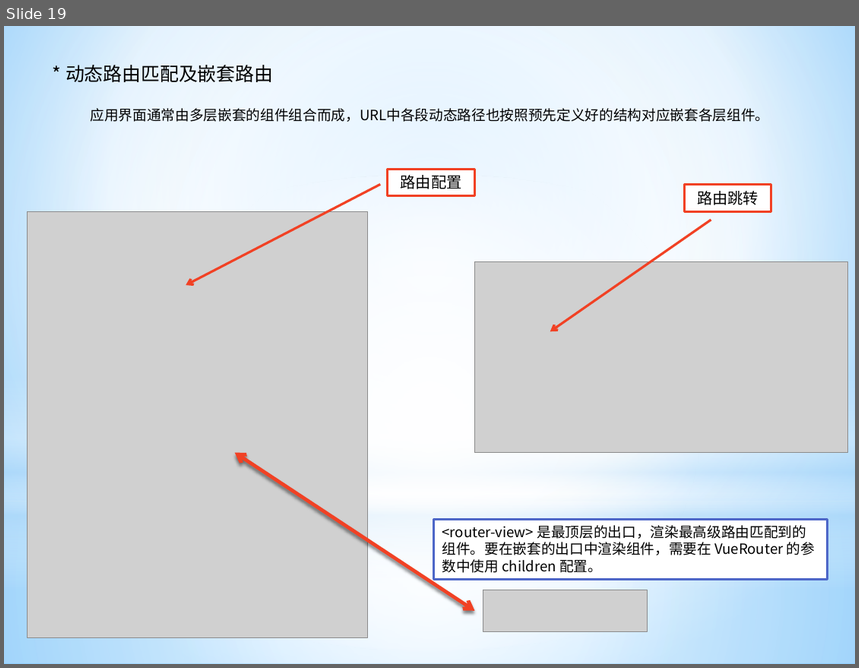
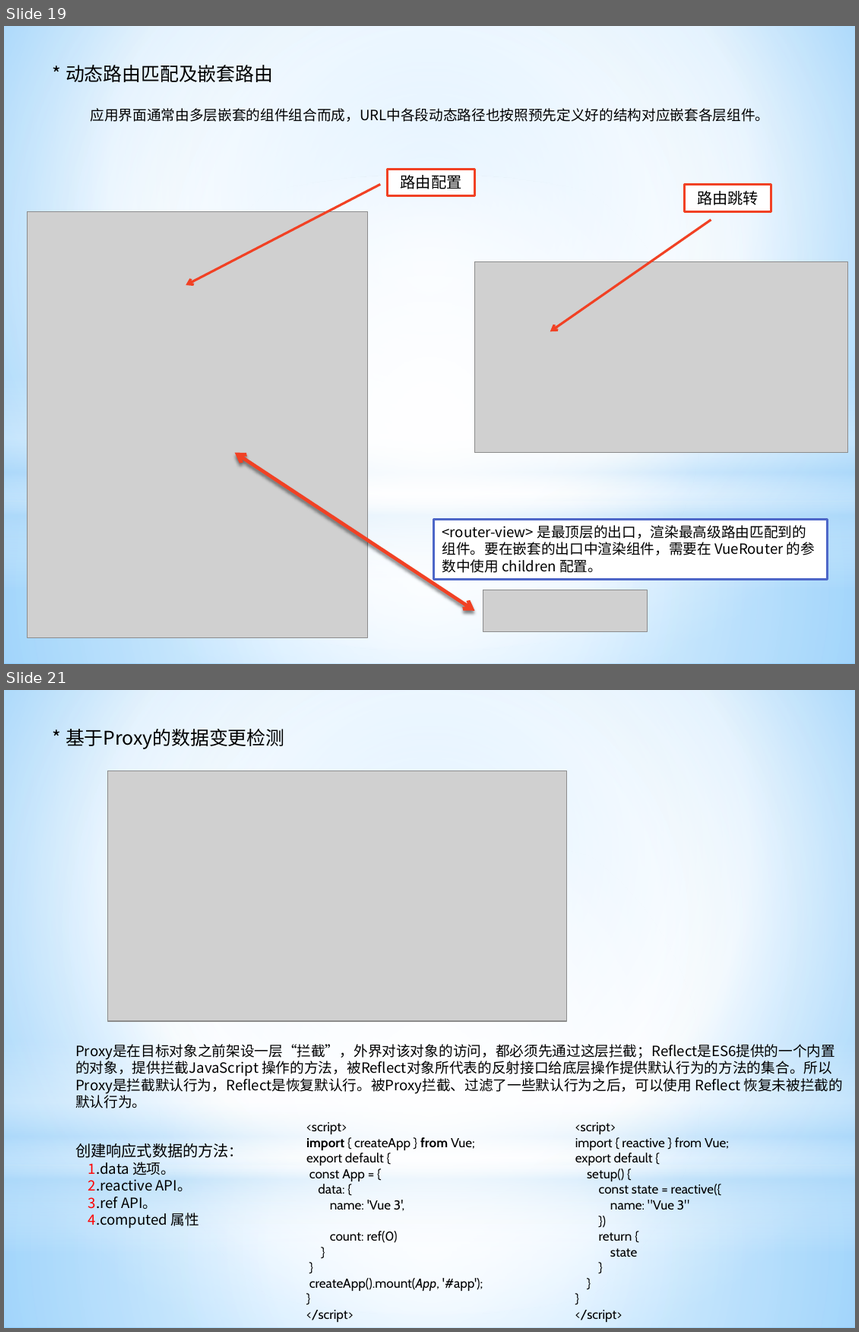
Before and after one commit to ManBaAQiang/vueProject, a slide deck: vue初探.pptx. Shown one above the other, each under a label of ours: slide 19 before the commit, slides 19 and 21 after it; the slides between them are not shown. The pictures are 859x668 and 859x1332 pixels, drawn with LibreOffice and Linux fonts; fonts in the diff are those of the drawing; grey boxes stand for pictures. Boxes give left, top, right and bottom in pixels: in the first picture for what was removed or moved away, otherwise in the second. Text is boxed around its words. In the diff, an @@ line names an element or a change of style, - is before the commit and + after.

Commit message:
响应式补充

```diff
--- a/vue初探.pptx
+++ b/vue初探.pptx
@@ slide 21 added at [4, 690, 855, 1328], background gradient #9ED5FF to #FFFFFF to #5BB9FF; not listed: 4 template elements that a slide beside it also shows @@
@@ text added at [66, 729, 284, 749], 16 pt, text #000000 @@
+* 基于Proxy的数据变更检测
@@ picture added at [108, 771, 567, 1021] @@
@@ text added at [75, 1042, 844, 1109], 12 pt, text #000000 @@
+Proxy是在目标对象之前架设一层“拦截”，外界对该对象的访问，都必须先通过这层拦截；Reflect是ES6提供的一个内置的对象，提供拦截JavaScript 操作的方法，被Reflect对象所代表的反射接口给底层操作提供默认行为的方法的集合。所以Proxy是拦截默认行为，Reflect是恢复默认行。被Proxy拦截、过滤了一些默认行为之后，可以使用 Reflect 恢复未被拦截的默认行为。
@@ text added at [306, 1122, 483, 1322], 11 pt, text #000000 @@
+<script>
+import { createApp } from Vue;
+export default {
+const App = {
+data: {
+name: 'Vue 3',
+count: ref(0)
+}
+}
+createApp().mount(App, '#app');
+}
+</script>
@@ text added at [576, 1122, 729, 1322], 11 pt, text #000000 @@
+<script>
+import { reactive } from Vue;
+export default {
+setup() {
+const state = reactive({
+name: "Vue 3"
+})
+return {
+state
+}
+}
+}
+</script>
@@ text added at [75, 1144, 229, 1229], 12 pt, text #000000 @@
+创建响应式数据的方法：
+1.data 选项。
+2.reactive API。
+3.ref API。
+4.computed 属性
```
Also in this commit, not shown: 10 slides changed, 12 other files.
